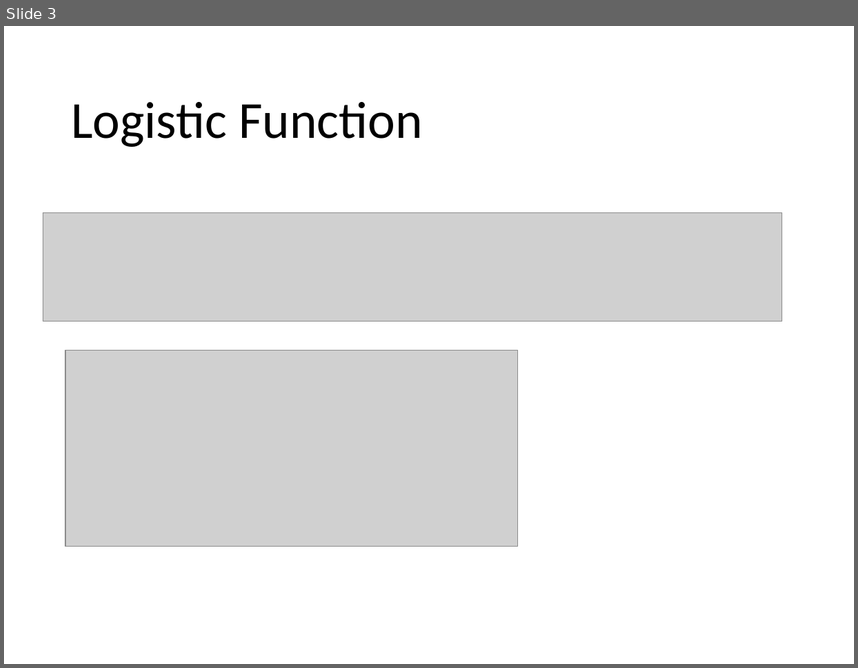
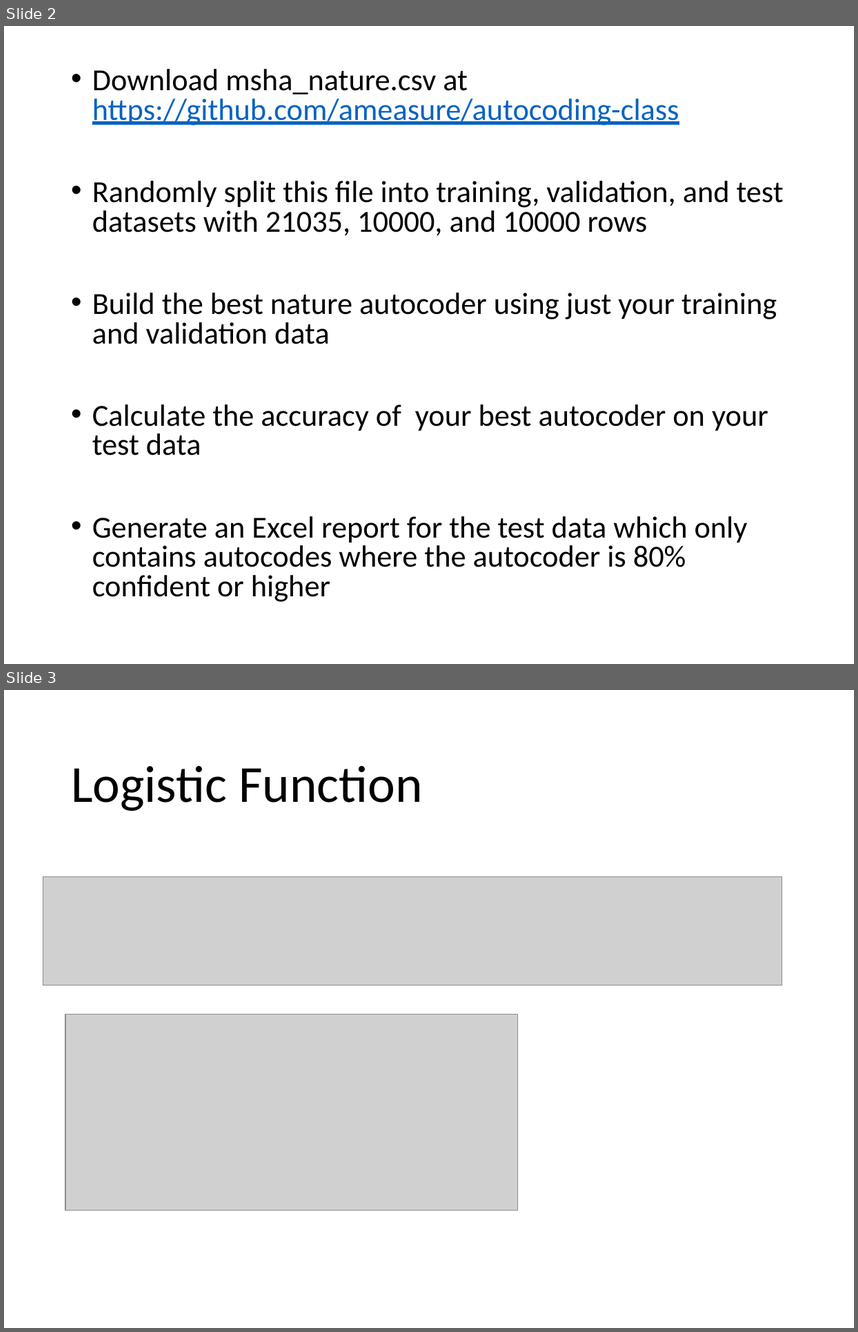
Before and after one commit to ameasure/autocoding-class, a slide deck: Lecture 4.pptx. Shown one above the other, each under a label of ours: slide 3 before the commit, slides 2 and 3 after it. The pictures are 858x668 and 858x1332 pixels, drawn with LibreOffice and Linux fonts; fonts in the diff are those of the drawing; grey boxes stand for pictures. Boxes give left, top, right and bottom in pixels: in the first picture for what was removed or moved away, otherwise in the second. Text is boxed around its words. In the diff, an @@ line names an element or a change of style, - is before the commit and + after.

```diff
--- a/Lecture 4.pptx
+++ b/Lecture 4.pptx
@@ slide 2 added at (x1=4, y1=26, x2=854, y2=664), background #FFFFFF @@
@@ text added at (x1=92, y1=69, x2=784, y2=601), 25.9 pt, text #000000 @@
+• Download msha_nature.csv at https://github.com/ameasure/autocoding-class
+• Randomly split this file into training, validation, and test datasets with 21035, 10000, and 10000 rows
+• Build the best nature autocoder using just your training and validation data
+• Calculate the accuracy of your best autocoder on your test data
+• Generate an Excel report for the test data which only contains autocodes where the autocoder is 80% confident or higher
```
Also in this commit, not shown: 1 slide removed, 1 other file.
